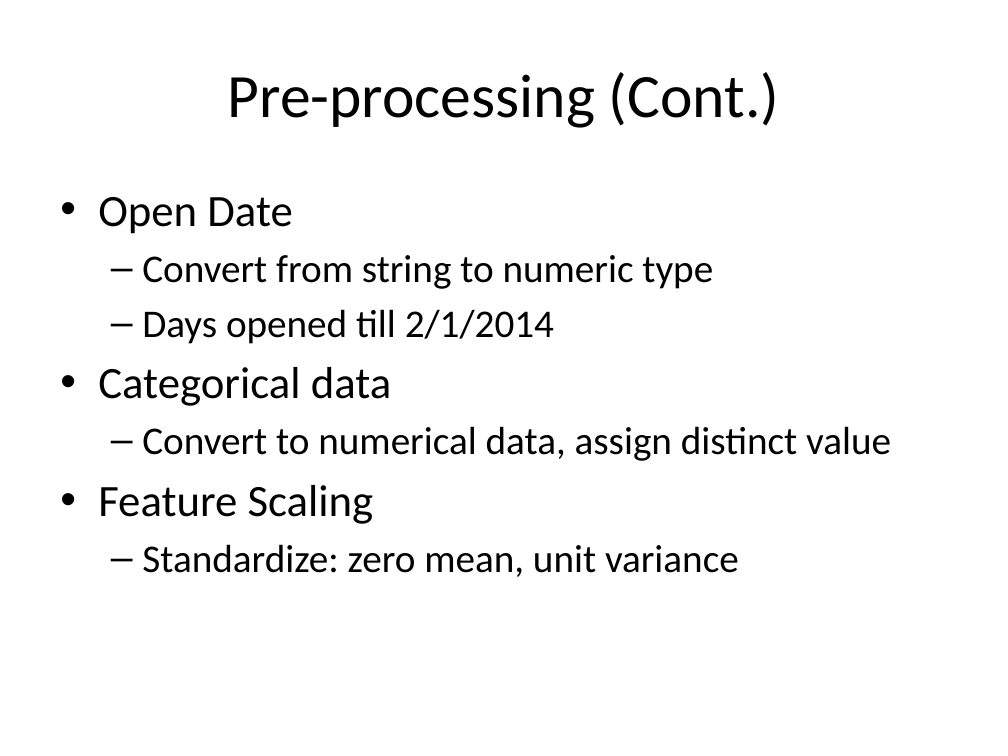
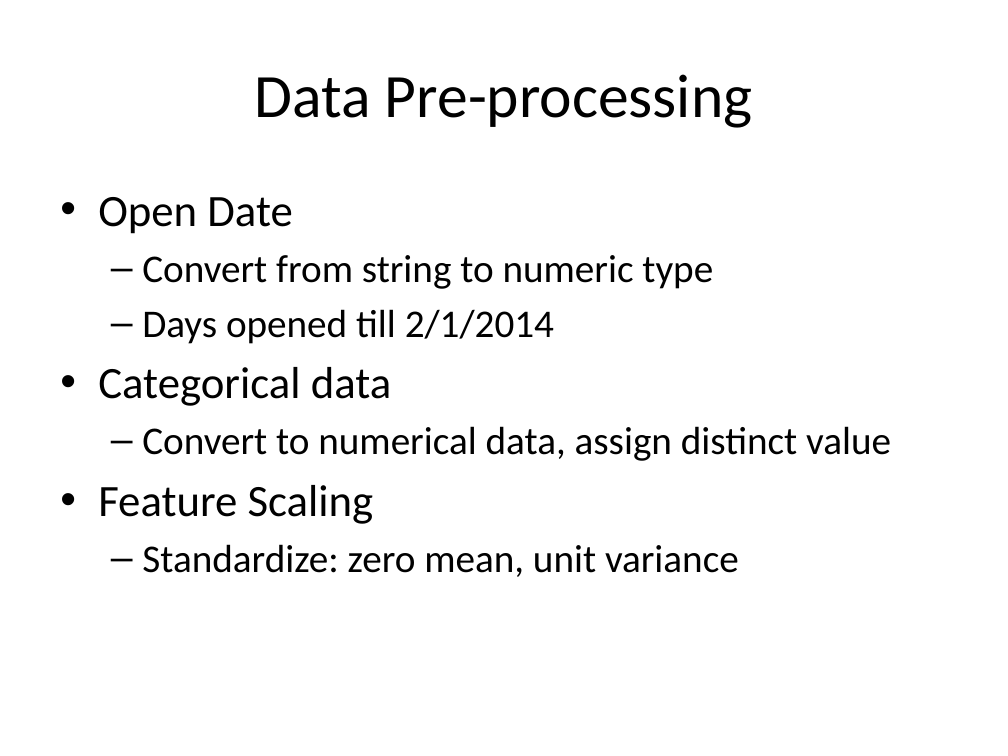
Before and after one commit to hxwang/revenue-prediction, a slide deck: slide 6 of doc/presentation/revenue-prediction.pptx. Drawn at 1008x756 pixels with LibreOffice and Linux fonts; fonts in the diff are those of the drawing. Boxes give left, top, right and bottom in pixels: in the first picture for what was removed or moved away, otherwise in the second. Text is boxed around its words. In the diff, an @@ line names an element or a change of style, - is before the commit and + after.

```diff
--- a/doc/presentation/revenue-prediction.pptx
+++ b/doc/presentation/revenue-prediction.pptx
@@ title at (x1=255, y1=74, x2=752, y2=128): text changed @@
-Pre-processing (Cont.)
+Data Pre-processing
```
Also in this commit, not shown: 3 other slides changed, 2 other files.
